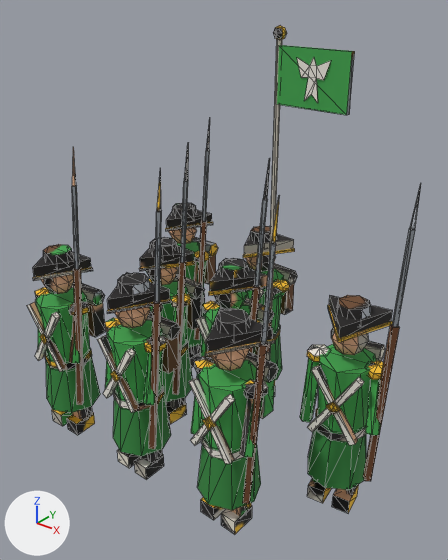
Before and after pictures for a commit that changed the glTF model game/assets/models/squad_dl4_green.glb.
One viewpoint serves both versions: a camera (50 mm lens) standing at (0.677, -0.801, 0.85) and looking at (0.041, -0.007, 0.357). Lighting does not change. The marker at lower left points along +X, +Y and +Z. The picture after the commit comes second. Mesh edges are drawn as thin lines. Vertices at exactly the same position are counted once.

The first picture shows 'squad_dl4_green'.
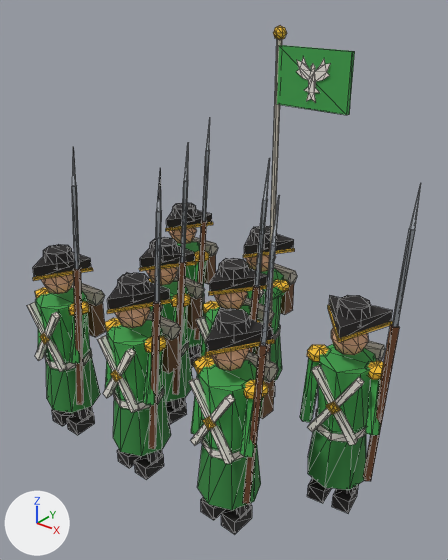
What differs and where, as boxes [x1, y1, x2, y2] in the pictures (448 x 560 px; the box of a moved part takes in the faces that stretch with it):
part 1 of me_cone, moved or reshaped: before [297, 57, 331, 103]; after [296, 56, 331, 103]
part 2 of me_cone, surface changed: [30, 28, 421, 534] in both

What changed in the scene script:
```text
Change me_cone:
    used by ob_squad_dl4_green; location = (0.0, 0.0, 0.0)
    remove me_cone.from_pydata(...)  # 2196 vertices, 3372 faces; spans x -0.303..0.378, y -0.221..0.241, z 0.0..0.781
    add me_cone.from_pydata(...)  # 2232 vertices, 3408 faces; spans x -0.303..0.378, y -0.221..0.241, z 0.0..0.781
    me_cone part 1
    14 vertices are removed from x 0.102..0.169, y 0.103..0.118, z 0.668..0.738
    20 faces are deleted
    10 vertices move from x 0.114..0.169, y 0.101..0.117, z 0.668..0.738 to x 0.102..0.169, y 0.101..0.106, z 0.668..0.738
    20 vertices are added at x 0.109..0.158, y 0.102..0.105, z 0.668..0.738
    28 new faces join them
    me_cone part 2: 1946 kept faces spanning x -0.303..0.377, y -0.221..0.241, z 0.0..0.778 get new texture (UV) coordinates
    other edits to the shape of me_cone do not show in these pictures
```
